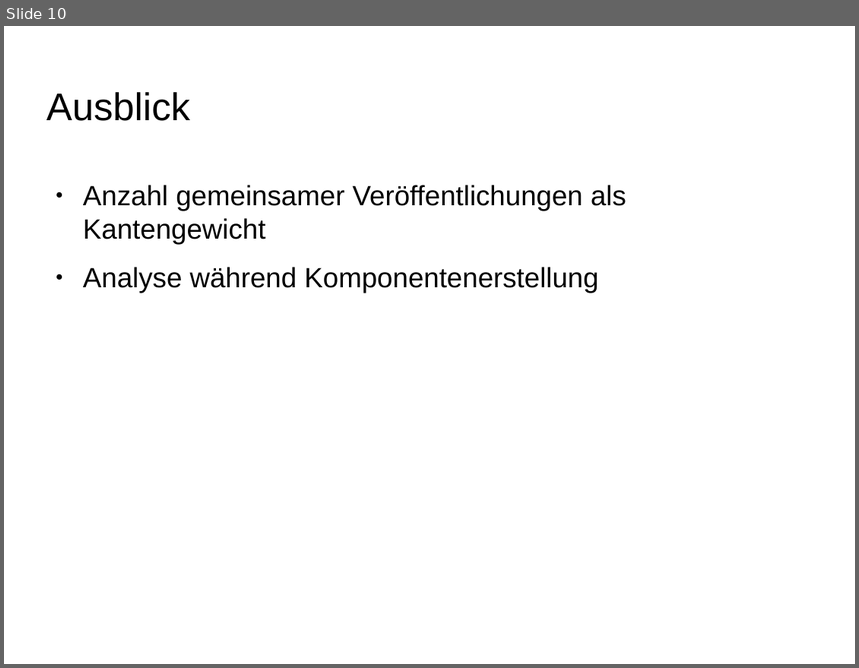
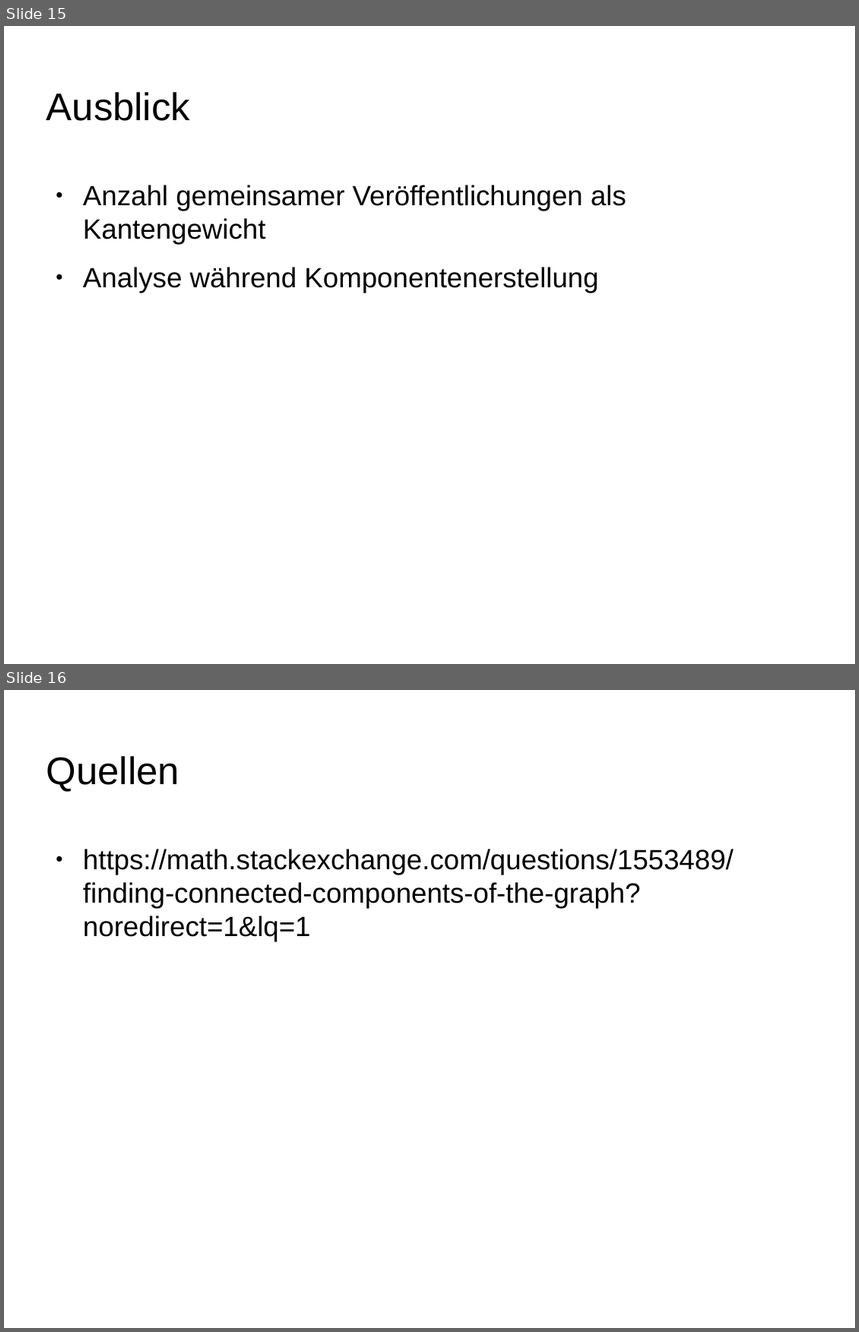
Before and after one commit to ScaDS/dblp-graphulo, a slide deck: doc/testat2.odp. Shown one above the other, each under a label of ours: slide 10 before the commit, slides 15 and 16 after it. The pictures are 859x668 and 859x1332 pixels, drawn with LibreOffice and Linux fonts; fonts in the diff are those of the drawing; background and template pictures are left out. Boxes give left, top, right and bottom in pixels: in the first picture for what was removed or moved away, otherwise in the second. Text is boxed around its words. In the diff, an @@ line names an element or a change of style, - is before the commit and + after.

```diff
--- a/doc/testat2.odp
+++ b/doc/testat2.odp
@@ slide 16 added at [4, 690, 855, 1328], background picture (left out) @@
@@ title added at [47, 756, 180, 792], 36 pt, text #000000 @@
+Quellen
@@ text added at [83, 849, 734, 942], 26 pt, text #000000 @@
+● https://math.stackexchange.com/questions/1553489/finding-connected-components-of-the-graph?noredirect=1&lq=1
@@ what was slide 10 is now slide 15 @@
```
Also in this commit, not shown: 2 slides changed, 5 other slides added, 4 other files.
